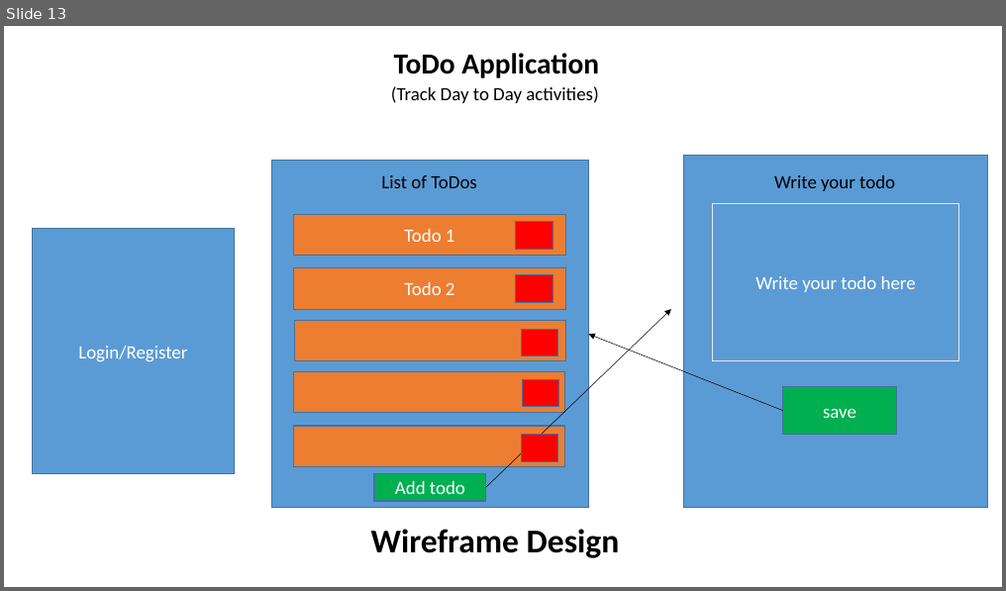
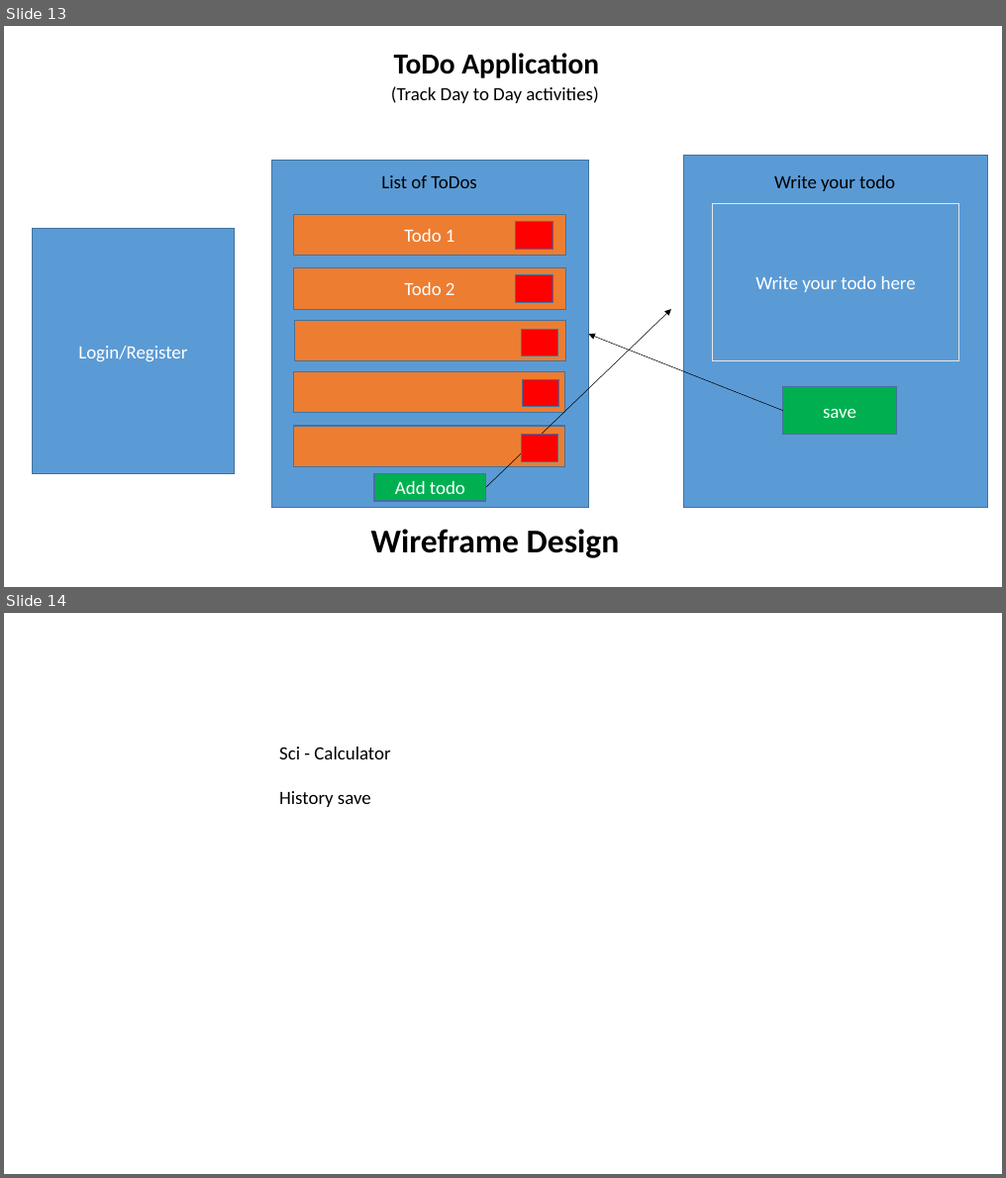
Before and after one commit to J-Subhradeep/Servlet-tut, a slide deck: Servlet.pptx. Shown one above the other, each under a label of ours: slide 13 before the commit, slides 13 and 14 after it. The pictures are 1006x591 and 1006x1178 pixels, drawn with LibreOffice and Linux fonts; fonts in the diff are those of the drawing. Boxes give left, top, right and bottom in pixels: in the first picture for what was removed or moved away, otherwise in the second. Text is boxed around its words. In the diff, an @@ line names an element or a change of style, - is before the commit and + after.

```diff
--- a/Servlet.pptx
+++ b/Servlet.pptx
@@ slide 14 added at box(4, 613, 1002, 1174), background #FFFFFF @@
@@ text added at box(279, 747, 390, 807), 18 pt, text #000000 @@
+Sci - Calculator
+History save
```
Also in this commit, not shown: 18 other files.
